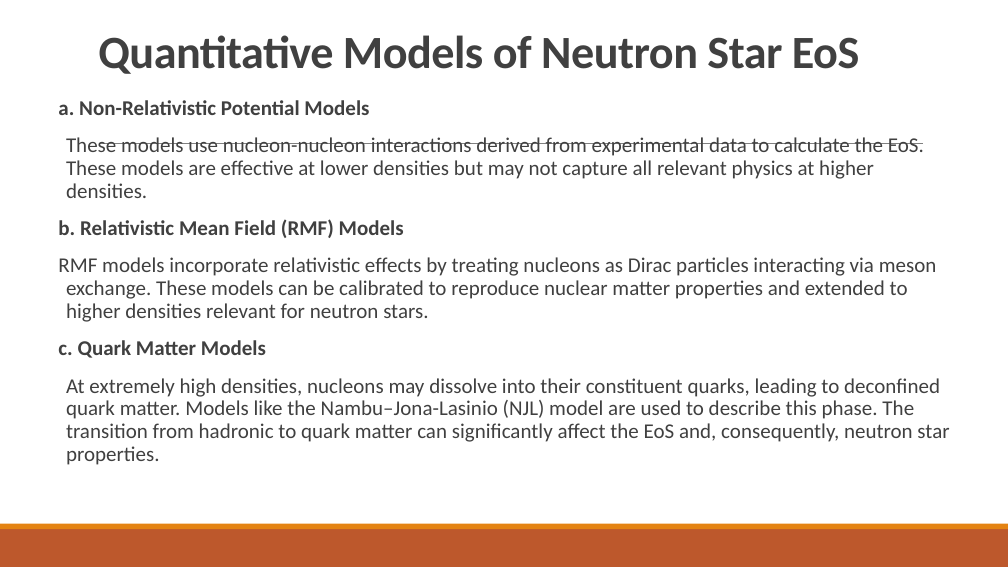
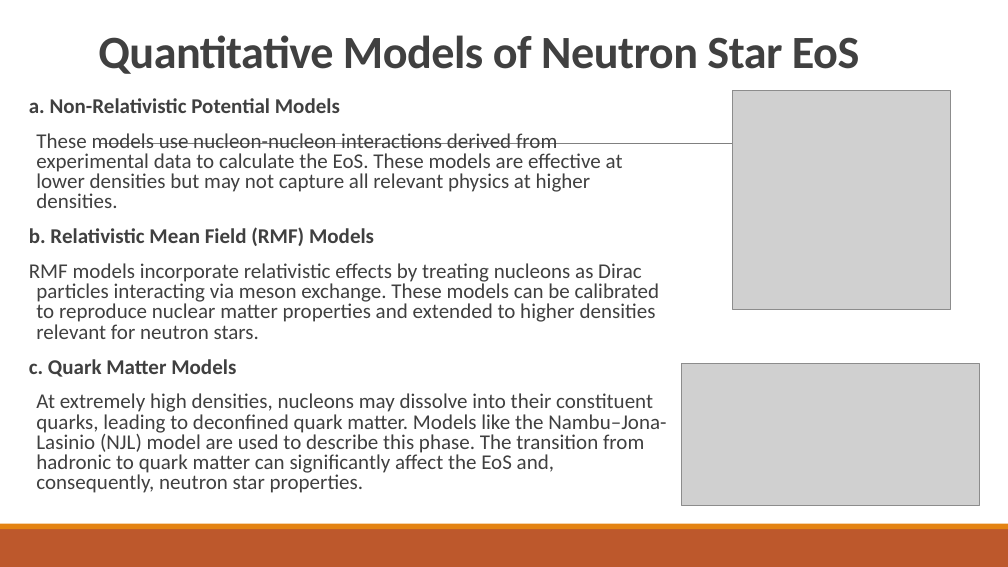
Before and after one commit to Avanee03/PPM-of-Neutron-star-Unveiling-hot-spot-geometry, a slide deck: slide 13 of Initial presentation.pptx (slide 12 before the commit). Drawn at 1008x567 pixels with LibreOffice and Linux fonts; fonts in the diff are those of the drawing; grey boxes stand for pictures. Boxes give left, top, right and bottom in pixels: in the first picture for what was removed or moved away, otherwise in the second. Text is boxed around its words. In the diff, an @@ line names an element or a change of style, - is before the commit and + after.

Commit message:
Companian star, additional source info

```diff
--- a/Initial presentation.pptx
+++ b/Initial presentation.pptx
@@ text "a. Non-Relativistic Potential Models": place and size @@
-text "a. Non-Relativistic Potential Models" at (58,100,949,465)
+text "a. Non-Relativistic Potential Models" at (29,98,666,493)
@@ text "a. Non-Relativistic Potential Models" at (29,98,666,493): line spacing 0.9 to 0.8 @@
@@ picture added at (733,91,951,309) @@
@@ picture added at (682,364,979,506) @@
```
Also in this commit, not shown: 5 slides added.
